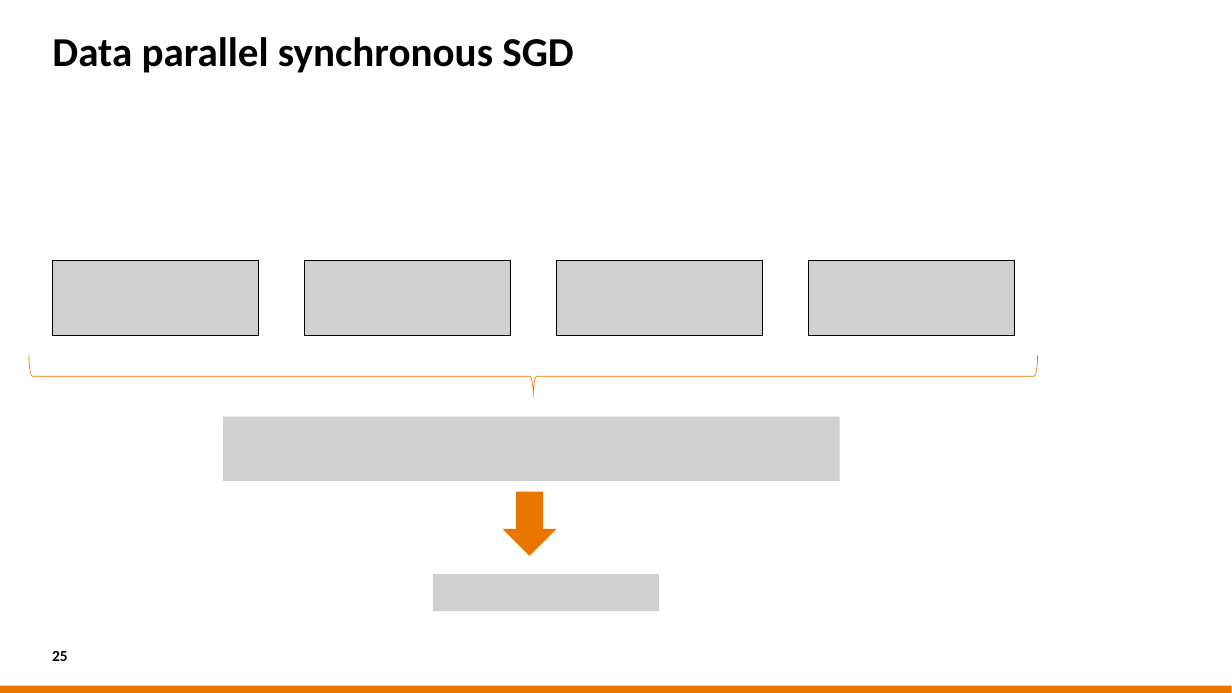
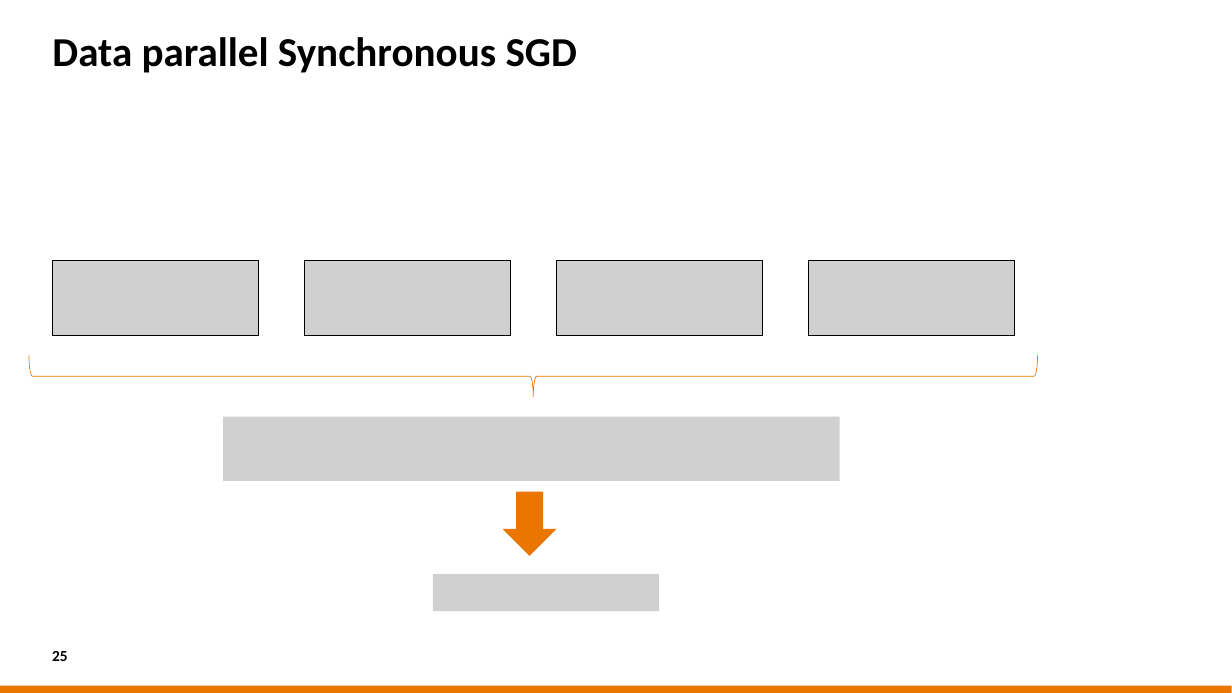
Before and after one commit to sara-nl/HPML-course-materials, a slide deck: slide 25 of Day2/slides/Parallel_Computing_for_DL.pptx. Drawn at 1232x693 pixels with LibreOffice and Linux fonts; fonts in the diff are those of the drawing; grey boxes stand for pictures; background and template pictures are left out. Boxes give left, top, right and bottom in pixels: in the first picture for what was removed or moved away, otherwise in the second. Text is boxed around its words. In the diff, an @@ line names an element or a change of style, - is before the commit and + after.

Commit message:
update parallelization slides

```diff
--- a/Day2/slides/Parallel_Computing_for_DL.pptx
+++ b/Day2/slides/Parallel_Computing_for_DL.pptx
@@ title at bbox=[52, 37, 577, 73]: text changed @@
-Data parallel synchronous SGD
+Data parallel Synchronous SGD
```
Also in this commit, not shown: 11 other slides changed.
